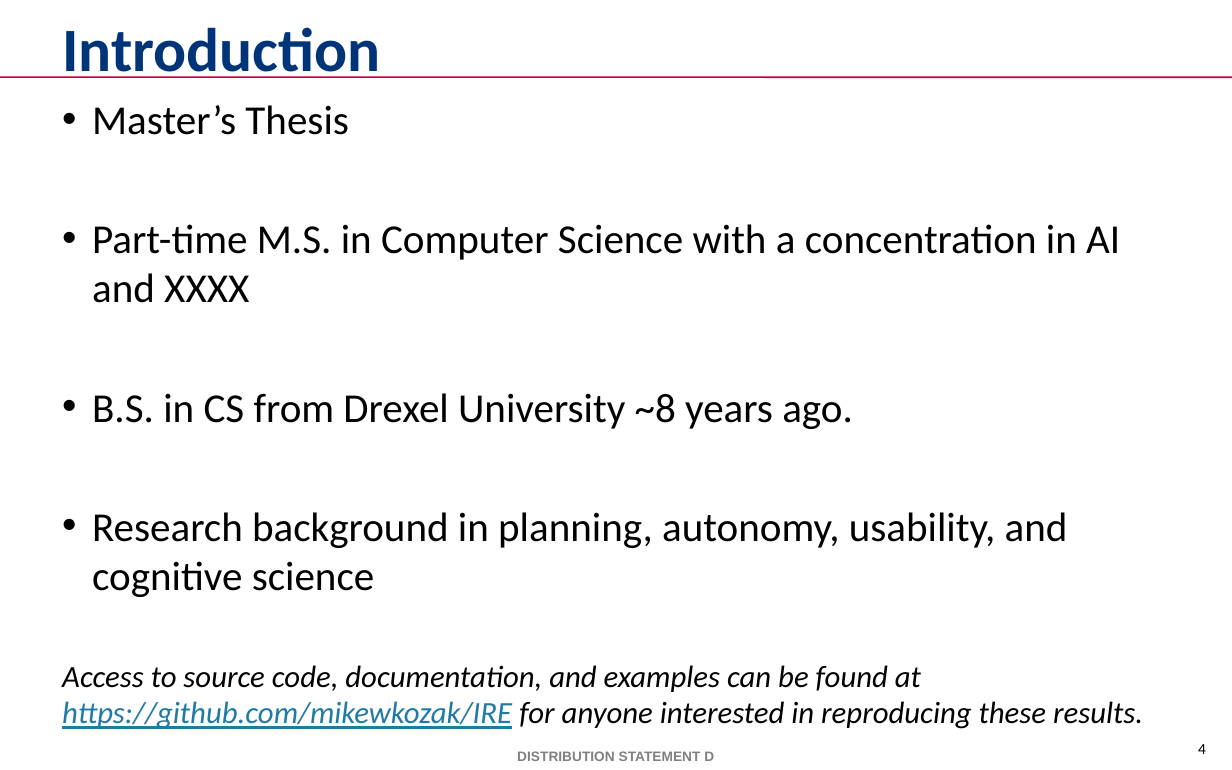
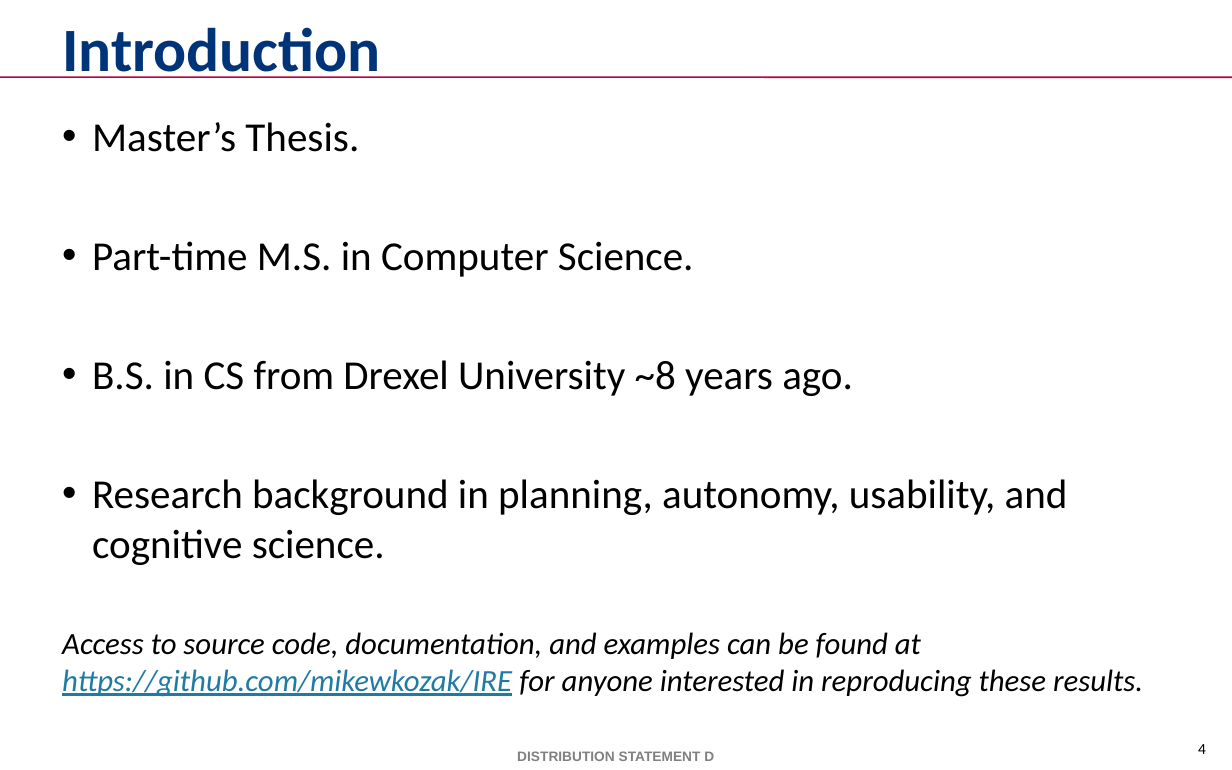
Before and after one commit to mikewkozak/IRE, a slide deck: slide 4 of Documentation/Thesis/Submission Draft/mkozak - Intent Recognition Engine.pptx. Drawn at 1232x770 pixels with LibreOffice and Linux fonts; fonts in the diff are those of the drawing; background and template pictures are left out. Boxes give left, top, right and bottom in pixels: in the first picture for what was removed or moved away, otherwise in the second. Text is boxed around its words. In the diff, an @@ line names an element or a change of style, - is before the commit and + after.

```diff
--- a/Documentation/Thesis/Submission Draft/mkozak - Intent Recognition Engine.pptx
+++ b/Documentation/Thesis/Submission Draft/mkozak - Intent Recognition Engine.pptx
@@ text "Master’s Thesis.": place and size @@
-text "Master’s Thesis." at [62, 105, 1143, 729]
+text "Master’s Thesis." at [62, 122, 1143, 697]
@@ text at [92, 122, 694, 277]: text changed @@
-• Master’s Thesis
-• Part-time M.S. in Computer Science with a concentration in AI and XXXX
+• Master’s Thesis.
+• Part-time M.S. in Computer Science.
@@ text at [92, 479, 1068, 565]: text changed @@
-• Research background in planning, autonomy, usability, and cognitive science
+• Research background in planning, autonomy, usability, and cognitive science.
```
Also in this commit, not shown: 15 other slides changed, 2 slides added, 1 slide removed.
